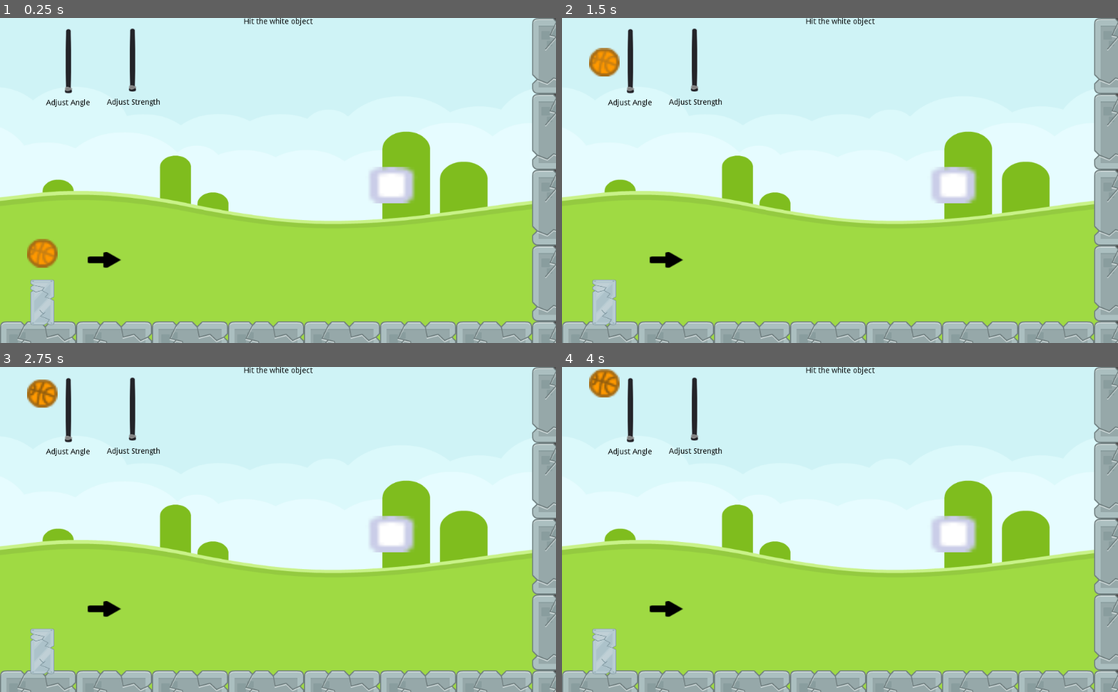
Above: before the commit, frames 1-4 (two rows, left to right).
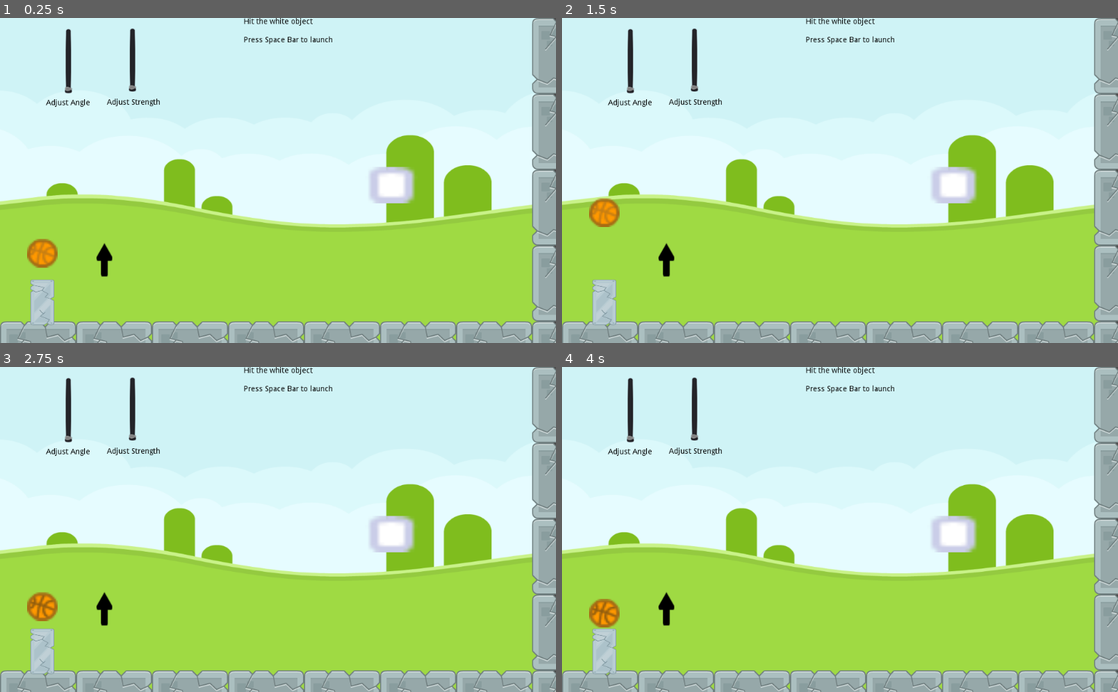
Above: after the commit, the same moments.

Repository: jdibble21/Simple-2D-Physics-Game
Game: Godot game, scene res://Level.tscn
Same seed, same stepped clock (60 frames per second), same inputs: the game is played once before the commit and once after it.
Inputs:
- Up to frame 1 (0.25 s): no input
- Up to frame 2 (1.5 s): tap Space (launch) at 0.5, 0.6, 1.25, 1.35 s
- Up to frame 3 (2.75 s): tap Space (launch) at 2, 2.1 s
- Up to frame 4 (4 s): tap Space (launch) at 2.75, 2.85, 3.5, 3.6 s

The runs differ from the first frame. In frame 1, 3.6% of the frame differs, in the area x 0-96%, y 5-80%; in frame 2, 4.4%; in frame 3, 4.4%, in the area x 0-96%, y 3-80%; in frame 4, 4.4%.
Error before the commit: Division By Zero in operator '/'. (res://Player.gd:28)

Commit message:
Add one time launch

Diff:
--- /dev/null
+++ b/GameOver.tscn
@@ -0,0 +1,50 @@
+[gd_scene format=2]
+
+[node name="GameOver" type="CanvasLayer"]
+
+[node name="ReloadGameLabel" type="Label" parent="."]
+anchor_left = 0.5
+anchor_top = 0.5
+anchor_right = 0.5
+anchor_bottom = 0.5
+margin_left = -73.5
+margin_top = 41.4158
+margin_right = 73.5
+margin_bottom = 55.4158
+custom_colors/font_color = Color( 0, 0, 0, 1 )
+text = "Press R to reload game"
+__meta__ = {
+"_edit_use_anchors_": false
+}
+
+[node name="WinLabel" type="Label" parent="."]
+anchor_left = 0.5
+anchor_top = 0.5
+anchor_right = 0.5
+anchor_bottom = 0.5
+margin_left = -28.0
+margin_top = -7.0
+margin_right = 28.0
+margin_bottom = 7.0
+custom_colors/font_color = Color( 0, 0, 0, 1 )
+custom_colors/font_outline_modulate = Color( 0, 0, 0, 1 )
+text = "You Win!"
+__meta__ = {
+"_edit_use_anchors_": false
+}
+
+[node name="LoseLabel" type="Label" parent="."]
+anchor_left = 0.5
+anchor_top = 0.5
+anchor_right = 0.5
+anchor_bottom = 0.5
+margin_left = -38.5
+margin_top = -15.5
+margin_right = 38.5
+margin_bottom = 15.5
+custom_colors/font_color = Color( 0, 0, 0, 1 )
+text = "You Missed!
+"
+__meta__ = {
+"_edit_use_anchors_": false
+}
--- a/HUD.gd
+++ b/HUD.gd
@@ -5,58 +5,5 @@
 func _on_AngleSlider_value_changed(value):
 	angle = value
 	#$AngleArrow.rotation_degrees = 90
-	if value == 0:
-		$AngleArrow.rotation_degrees = -90
-	if value == 0.25:
-		$AngleArrow.rotation_degrees = -86.25
-	if value == 0.5:
-		$AngleArrow.rotation_degrees = -82.5
-	if value == 0.75:
-		$AngleArrow.rotation_degrees = -78.75
-	if value == 1:
-		$AngleArrow.rotation_degrees = -75
-	if value == 1.25:
-		$AngleArrow.rotation_degrees = -71.25
-	if value == 1.50:
-		$AngleArrow.rotation_degrees = -67.5
-	if value == 1.75:
-		$AngleArrow.rotation_degrees = -63.75
-	if value == 2:
-		$AngleArrow.rotation_degrees = -60
-	if value == 2.25:
-		$AngleArrow.rotation_degrees = -56.25
-	if value == 2.50:
-		$AngleArrow.rotation_degrees = -52.5
-	if value == 2.75:
-		$AngleArrow.rotation_degrees = -48.75
-	if value == 3:
-		$AngleArrow.rotation_degrees = -45
-	if value == 3.25:
-		$AngleArrow.rotation_degrees = -41.25
-	if value == 3.50:
-		$AngleArrow.rotation_degrees = -37.5
-	if value == 3.75:
-		$AngleArrow.rotation_degrees = -33.75
-	if value == 4:
-		$AngleArrow.rotation_degrees = -30
-	if value == 4.25:
-		$AngleArrow.rotation_degrees = -26.25
-	if value == 4.50:
-		$AngleArrow.rotation_degrees = -22.5
-	if value == 4.75:
-		$AngleArrow.rotation_degrees = -18.75
-	if value == 5:
-		$AngleArrow.rotation_degrees = -15
-	if value == 5.25:
-		$AngleArrow.rotation_degrees = -11.25
-	if value == 5.50:
-		$AngleArrow.rotation_degrees = -7.5
-	if value == 5.75:
-		$AngleArrow.rotation_degrees = -3.75
-	if value == 6:
-		$AngleArrow.rotation_degrees = 0
-	if value == 6.25:
-		$AngleArrow.rotation_degrees = 0
-	if value == 6.50:
-		$AngleArrow.rotation_degrees = 0
+
 #1.5708
--- a/HUD.tscn
+++ b/HUD.tscn
@@ -15,7 +15,9 @@
 margin_right = 63.5
 margin_bottom = 14.0
 custom_colors/font_color = Color( 0, 0, 0, 1 )
-text = "Hit the white object"
+text = "Hit the white object
+
+Press Space Bar to launch"
 __meta__ = {
 "_edit_use_anchors_": false
 }
@@ -27,7 +29,7 @@
 margin_top = 20.0
 margin_right = 120.616
 margin_bottom = 122.8
-max_value = 6.5
+max_value = 10.0
 step = 0.25
 script = ExtResource( 1 )
 __meta__ = {
--- a/Level.tscn
+++ b/Level.tscn
@@ -6,6 +6,7 @@
 [ext_resource path="res://Launcher.tscn" type="PackedScene" id=4]
 [ext_resource path="res://HUD.tscn" type="PackedScene" id=5]
 [ext_resource path="res://kenny_physicspack_assets/colored_grass.png" type="Texture" id=6]
+[ext_resource path="res://GameOver.tscn" type="PackedScene" id=7]
 
 [sub_resource type="ConvexPolygonShape2D" id=1]
 points = PoolVector2Array( 0, 0, 140, 0, 140, 140, 0, 140 )
@@ -53,8 +54,10 @@
 
 [node name="HUD" parent="Player" instance=ExtResource( 5 )]
 
+[node name="GameOver" parent="Player" instance=ExtResource( 7 )]
+
 [node name="BackgroundImage" type="Sprite" parent="."]
 show_behind_parent = true
-position = Vector2( 483.949, 247.274 )
+position = Vector2( 491.314, 253.734 )
 scale = Vector2( 1, 0.757363 )
 texture = ExtResource( 6 )
--- a/Player.gd
+++ b/Player.gd
@@ -1,21 +1,36 @@
 extends RigidBody2D
 export var strength : float = 500
-export var angle: float = 0
+export var angle: float = 1
+var launchChecker = 0
+var gameOver = 0
+
+func _ready():
+	$GameOver/LoseLabel.hide()
+	$GameOver/WinLabel.hide()
+	$GameOver/ReloadGameLabel.hide()
 
 func _process(delta):
+	var vector_one = get_node("HUD/AngleSlider").value
+	strength = get_node("HUD/StrengthSlider").value
+	var direction = Vector2(vector_one,-1).normalized()
+	var velocity = direction * strength
+	var true_angle = calculateAngle(velocity.x,velocity.y)
+	get_node("HUD/AngleArrow").rotation_degrees = true_angle
 	if Input.is_action_just_pressed("launch"):
 		emit_signal("sleeping_state_changed")
-		strength = get_node("HUD/StrengthSlider").value
-		var vector_one = get_node("HUD/AngleSlider").value
-		print("vector one: " + str(vector_one))
-		print("strength: " + str(strength))
-		var direction = Vector2(vector_one,-1).normalized()
-		var velocity = direction * strength
-		print("velocity: " + str(velocity))
-		calculateAngle(velocity.x,velocity.y)
-		apply_impulse(Vector2.ZERO,velocity)
+		if launchChecker == 0:
+			launchChecker = 1
+			apply_impulse(Vector2.ZERO,velocity)
 	if Input.is_action_just_pressed("reload_scene"):
 		get_tree().reload_current_scene()
+	if launchChecker == 1 and self.angular_velocity < -0.2:
+		if(get_node("/root/Level/Target").hit_indicator == 1):
+			$GameOver/ReloadGameLabel.show()
+			$GameOver/WinLabel.show()
+
+		if(get_node("/root/Level/Target").hit_indicator == 0):
+			$GameOver/ReloadGameLabel.show()
+			$GameOver/LoseLabel.show()
 
 func _integrate_forces(state):
 	set_scale(Vector2(-1, 1))
@@ -25,7 +40,11 @@
 		$AnimatedSprite.play("moving")
 
 func calculateAngle(x,y):
+	if x == 0:
+		x = 0.1
 	var div_val = y/x
-	print("pre calc div value: " + str(div_val))
 	var calculated_angle = atan(div_val)
-	print("calculated result: " + str(rad2deg(calculated_angle)))
+	print(calculated_angle)
+	if calculated_angle > -0.1:
+		calculated_angle = 0.0
+	return rad2deg(calculated_angle)
--- a/Player.tscn
+++ b/Player.tscn
@@ -18,6 +18,7 @@
 [node name="Player" type="RigidBody2D"]
 position = Vector2( -2.94891, 24.6987 )
 scale = Vector2( 5, 5 )
+collision_layer = 0
 gravity_scale = 1.5
 script = ExtResource( 3 )
 __meta__ = {
--- a/Target.gd
+++ b/Target.gd
@@ -1,14 +1,12 @@
 extends StaticBody2D
-
+var hit_indicator = 0
 
 # Called when the node enters the scene tree for the first time.
 func _ready():
 	pass # Replace with function body.
 
-
-
-
 func _on_Area2D_body_shape_entered(body_id, body, body_shape, area_shape):
+	hit_indicator = 1
 	var timer = Timer.new()
 	timer.set_wait_time(2.2)
 	$HitAnimator.play('hit_detected')
--- a/Target.tscn
+++ b/Target.tscn
@@ -16,7 +16,7 @@
 extents = Vector2( 43.6069, 35.2245 )
 
 [node name="Target" type="StaticBody2D"]
-position = Vector2( 2.3028, 2.15674 )
+position = Vector2( 8.18906, -12.9794 )
 script = ExtResource( 3 )
 __meta__ = {
 "_edit_group_": true
Not shown: 1 places in Level.tscn that only renumber resources
Binary file added: kenny_physicspack_assets/elementStone020.png
Not shown, added: kenny_physicspack_assets/elementStone020.png.import
Not shown, changed: README.md
